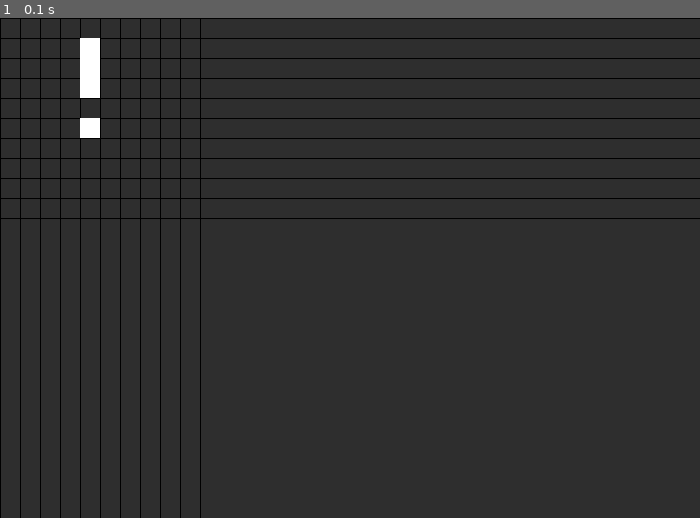
Above: before the commit, frame 1.
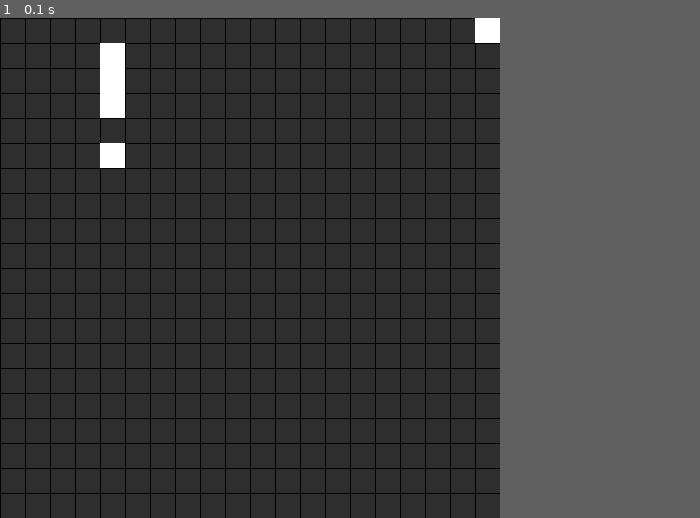
Above: after the commit, the same moment.

Repository: Froloket64/pyGameOfLife
Game: pygame game, started from life.py
The game is run twice, just before and just after one commit, with the same random seed, the same clock (stepped at 60 frames per second) and the same inputs.
Inputs:
- Up to frame 1 (0.1 s): no input
In our replay, the window is 700x500 before the commit and 500x500 after it. These sizes can differ from the game's own. Grey fills any space a smaller window leaves; there, only what the larger window draws over its background counts as a difference.

The runs differ from the first frame. In frame 1, 8.7% of the frame differs, in the area x 0-100%, y 0-100%.

Commit message:
The board (?) is now displayed properly in the game window.

Diff:
--- a/life.py
+++ b/life.py
@@ -14,17 +14,19 @@
 
 
 ## A window instance
-window = pg.display.set_mode((700, 500))  ## Setting the window's size
+windowSize = 500
+window = pg.display.set_mode((windowSize, windowSize))  ## Setting the window's size
 window.fill(GREY)  ## Setting the window's color
 
 
 ## Drawing the board (cells)
-size = 10
+size = 20
+l = windowSize / size
 
 for vert in range(size + 1):  ## VERTical lines
-    pg.draw.line(window, BLACK, (vert * 20, 0), (vert * 20, window.get_height()))
+    pg.draw.line(window, BLACK, (vert * l, 0), (vert * l, size * l))
 for horiz in range(size + 1):  ## HORIZontal lines
-    pg.draw.line(window, BLACK, (0, horiz * 20), (window.get_width(), horiz * 20))
+    pg.draw.line(window, BLACK, (0, horiz * l), (size * l, horiz * l))
 
 
 ## Showing the board on the screen
@@ -32,16 +34,15 @@
 
 
 ## The real (backend) board
-board = [[f'O:{h}:{v}' for v in range(size)] for h in range(size)] # [[0 for i in range(size)] for ii in range(size)]
-## Hint: ^^^ for such stuff: 0 0 1 1 0
-##                                 ^ -- index? --> 2 (NOT GOOD)
+board = [[f'O:{h}:{v}' for v in range(size)] for h in range(size)]
 
 
-## Base configuration (1st )
+## Base configuration (1st generation)
 board[1][4] = board[1][4].replace('O', 'X')
 board[2][4] = board[2][4].replace('O', 'X')
 board[3][4] = board[3][4].replace('O', 'X')
 board[5][4] = board[5][4].replace('O', 'X')
+board[0][size - 1] = board[0][size - 1].replace('O','X')
 
 
 
@@ -69,11 +70,18 @@
             if cell[0] == 'X':
                 left = int( cell.split(':')[1] )
                 top = int( cell.split(':')[2] )
-                pg.draw.rect( window, WHITE, pg.Rect(top*20, left*20, 20, 20) )
+                pg.draw.rect( window, WHITE, pg.Rect(top * l, left * l, l, l) )
 
 
     ## The LOGIC!
-    ## it's kinda empty...
+    ## well, it's kinda empty by now...
+    ##  Plan:
+    ## 1. Get a list of all neighbors   !!!
+    ## 2. Check amount of alive ones
+    # for row in board:
+    #     for cell in row:
+    #         if cell[0] == '1':
+    #             (row).count('1')  ## ?..
 
 
     ## Just another way of viewing the current config.
